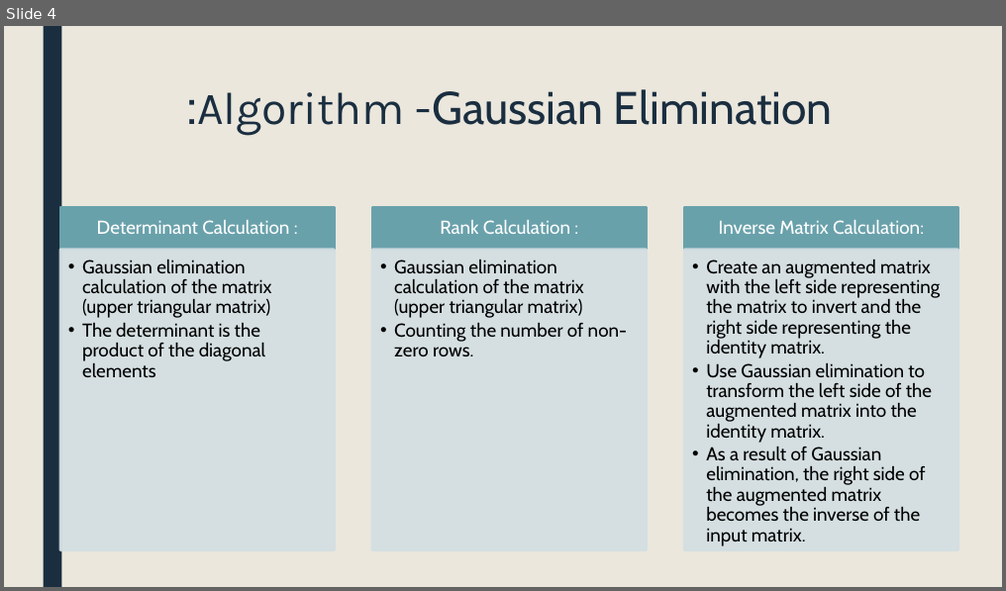
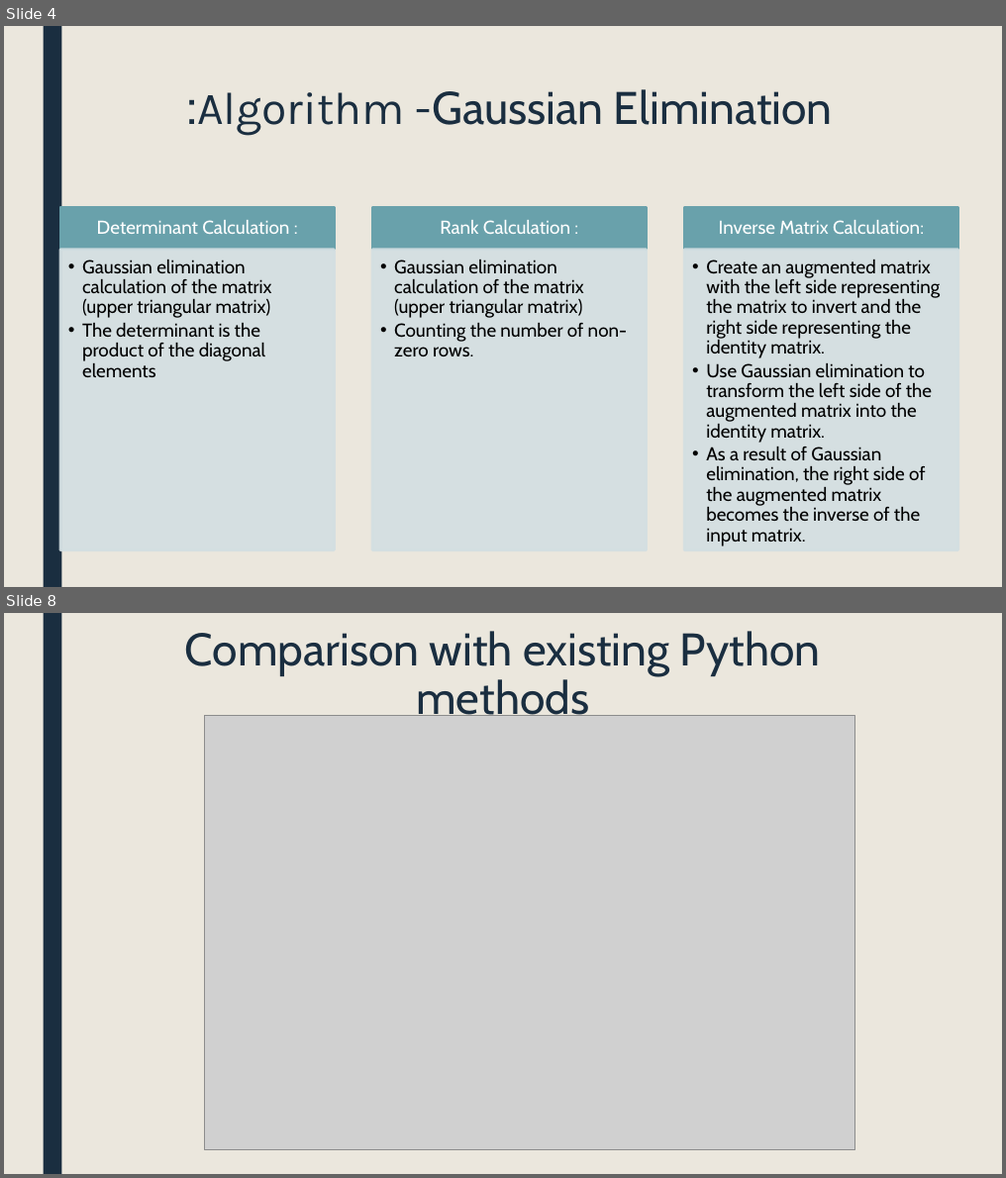
Before and after one commit to VitalMarciano/Matrix-methods, a slide deck: Matrix_Properties_Algorithms[1].pptx. Shown one above the other, each under a label of ours: slide 4 before the commit, slides 4 and 8 after it; the slides between them are not shown. The pictures are 1006x591 and 1006x1178 pixels, drawn with LibreOffice and Linux fonts; fonts in the diff are those of the drawing; grey boxes stand for pictures. Boxes give left, top, right and bottom in pixels: in the first picture for what was removed or moved away, otherwise in the second. Text is boxed around its words. In the diff, an @@ line names an element or a change of style, - is before the commit and + after.

```diff
--- a/Matrix_Properties_Algorithms[1].pptx
+++ b/Matrix_Properties_Algorithms[1].pptx
@@ slide 8 added at <box>4,613,1002,1174</box>, background #EBE7DD; not listed: 1 template element that a slide beside it also shows @@
@@ title added at <box>185,631,821,716</box>, 44 pt, text #1A2E40 @@
+Comparison with existing Python methods
@@ picture added at <box>204,716,855,1151</box> @@
```
Also in this commit, not shown: 7 slides changed, 1 other file.
